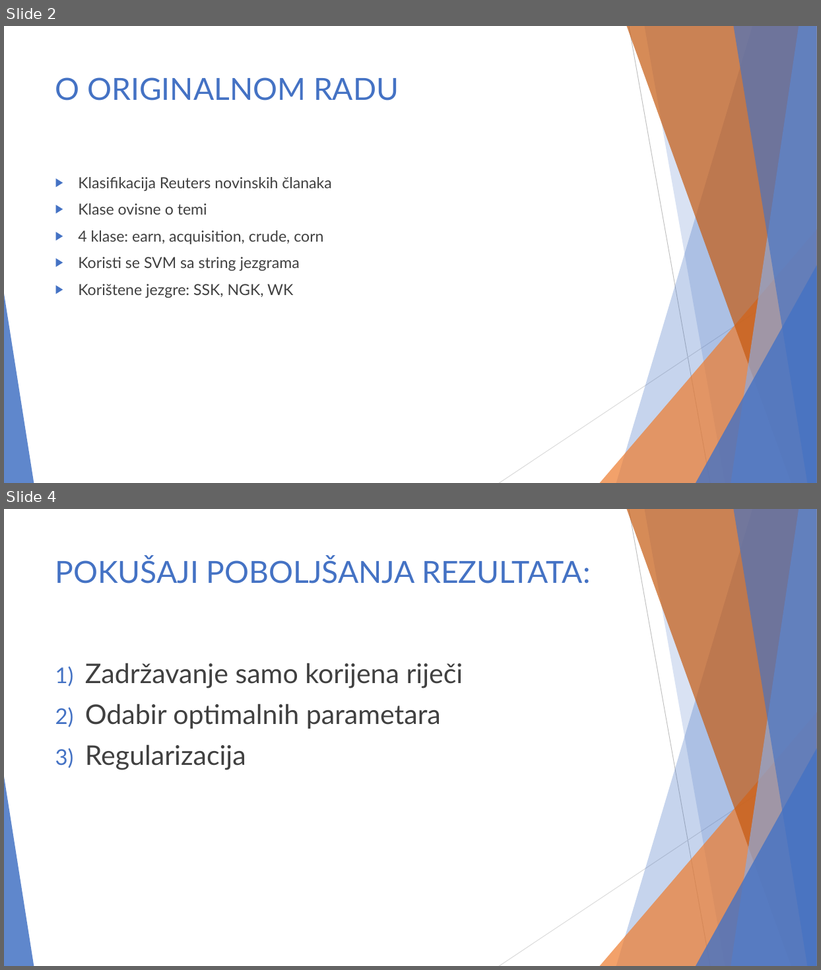
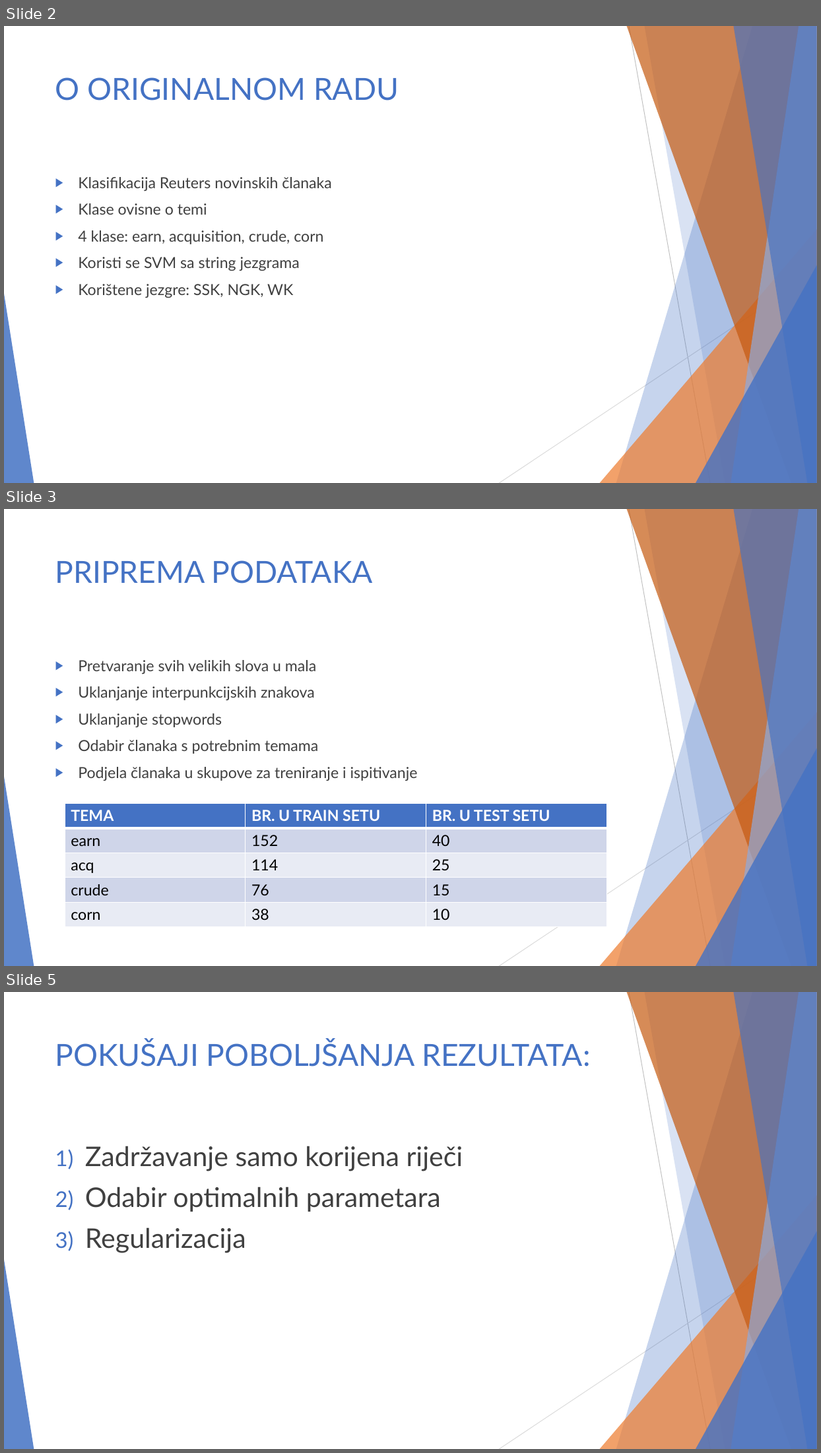
Before and after one commit to majajuric/UUZOP-Text-Classification-using-String-Kernels, a slide deck: UZOP_prezentacija.pptx. Shown one above the other, each under a label of ours: slides 2 and 4 before the commit, slides 2, 3 and 5 after it; the slides between them are not shown. The pictures are 821x970 and 821x1453 pixels, drawn with LibreOffice and Linux fonts; fonts in the diff are those of the drawing. Boxes give left, top, right and bottom in pixels: in the first picture for what was removed or moved away, otherwise in the second. Text is boxed around its words. In the diff, an @@ line names an element or a change of style, - is before the commit and + after.

```diff
--- a/UZOP_prezentacija.pptx
+++ b/UZOP_prezentacija.pptx
@@ slide 3 added at <box>4,509,817,966</box>, background #FFFFFF; not listed: 10 template elements that a slide beside it also shows @@
@@ title added at <box>55,560,373,584</box>, 36 pt, text #4472C4 @@
+PRIPREMA PODATAKA
@@ text added at <box>78,660,418,781</box>, 18 pt, text #404040 @@
+▶ Pretvaranje svih velikih slova u mala
+▶ Uklanjanje interpunkcijskih znakova
+▶ Uklanjanje stopwords
+▶ Odabir članaka s potrebnim temama
+▶ Podjela članaka u skupove za treniranje i ispitivanje
@@ table added at <box>65,803,607,927</box>, 5 rows, 3 columns @@
+TEMA | BR. U TRAIN SETU | BR. U TEST SETU
+earn | 152 | 40
+acq | 114 | 25
+crude | 76 | 15
+corn | 38 | 10
@@ what was slide 4 is now slide 5 @@
```
Also in this commit, not shown: 2 slides changed, 2 other slides added.
